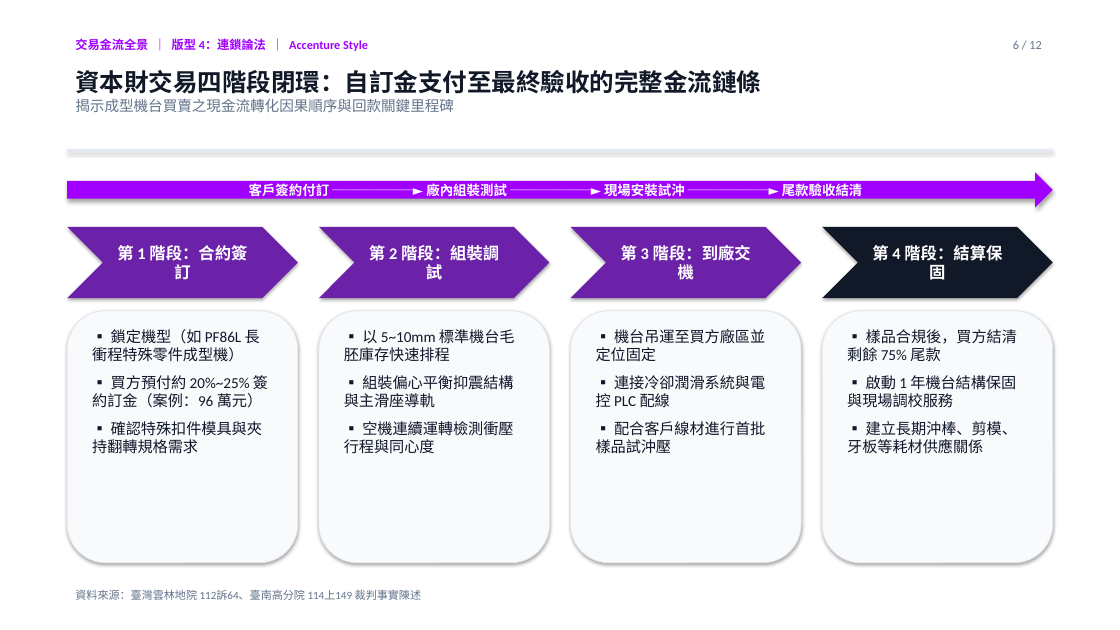
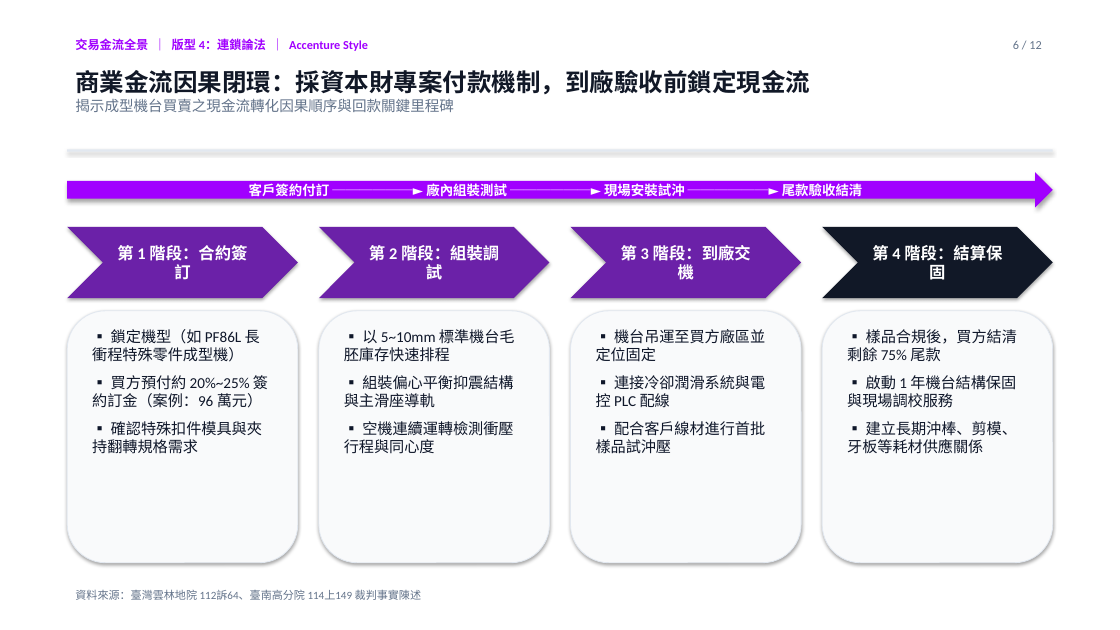
Before and after one commit to davidyeh51/bd-intel-portal, a slide deck: slide 6 of sansing_consulting_deck.pptx. Drawn at 1120x630 pixels with LibreOffice and Linux fonts; fonts in the diff are those of the drawing. Boxes give left, top, right and bottom in pixels: in the first picture for what was removed or moved away, otherwise in the second. Text is boxed around its words. In the diff, an @@ line names an element or a change of style, - is before the commit and + after.

```diff
--- a/sansing_consulting_deck.pptx
+++ b/sansing_consulting_deck.pptx
@@ text at (75,70,810,94): text changed @@
-資本財交易四階段閉環：自訂金支付至最終驗收的完整金流鏈條
+商業金流因果閉環：採資本財專案付款機制，到廠驗收前鎖定現金流
```
Also in this commit, not shown: 10 other slides changed, 1 slide added, 1 slide removed, 3 other files.
